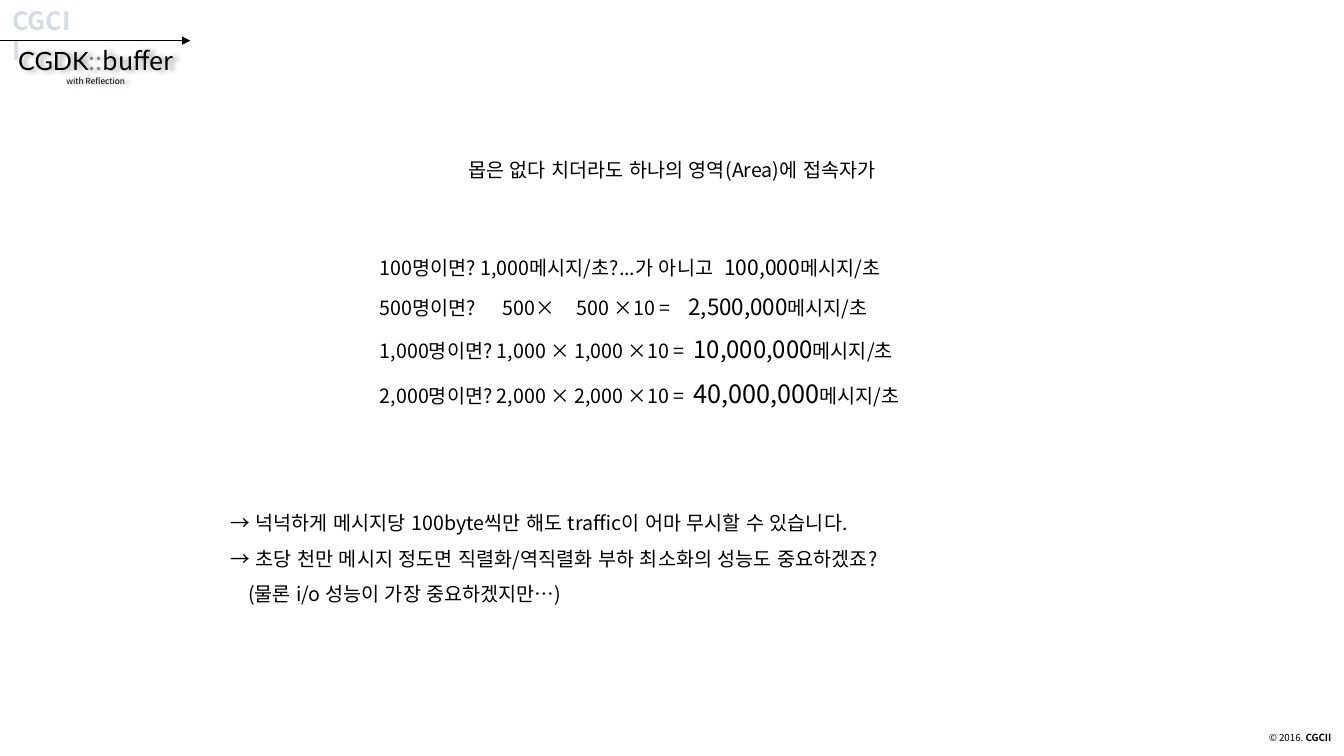
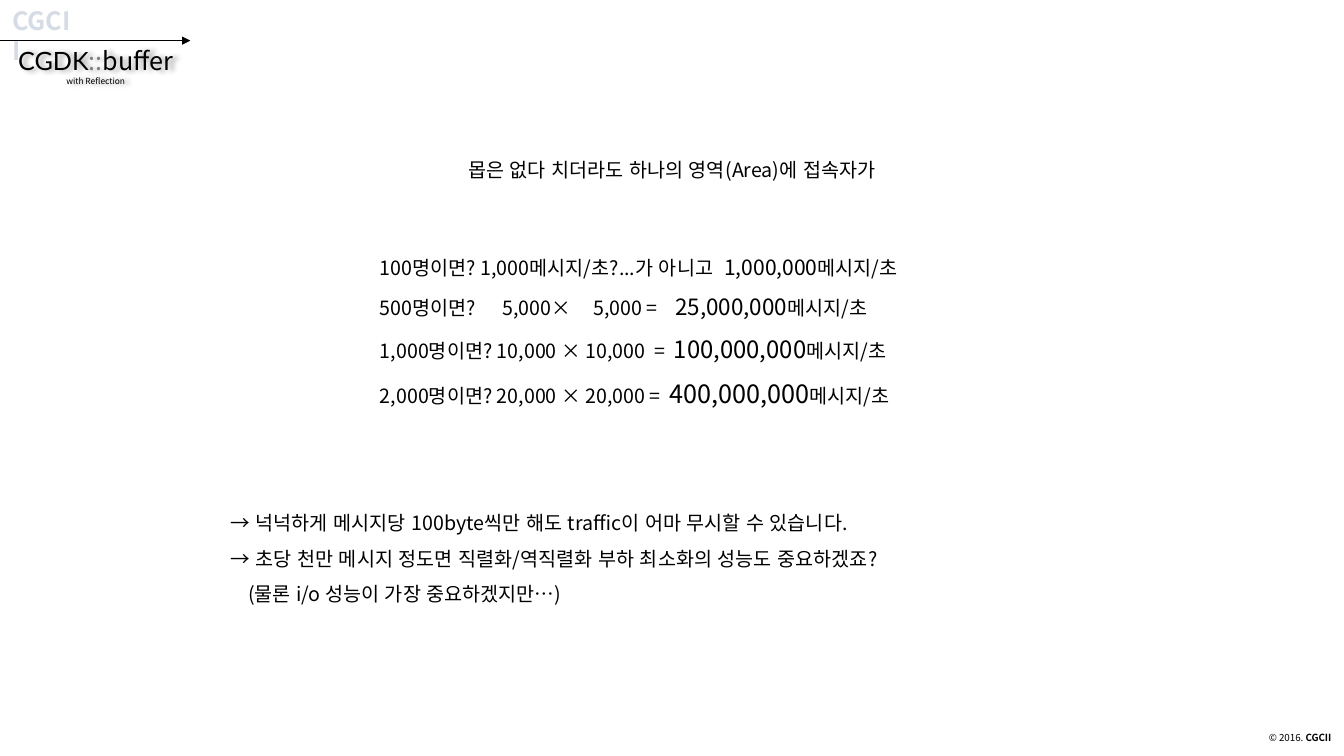
Before and after one commit to CGLabs/CGDK.buffer, a slide deck: slide 12 of C++/document/intruduce_CGDK.buffer.pptx. Drawn at 1344x756 pixels with LibreOffice and Linux fonts; fonts in the diff are those of the drawing. Boxes give left, top, right and bottom in pixels: in the first picture for what was removed or moved away, otherwise in the second. Text is boxed around its words. In the diff, an @@ line names an element or a change of style, - is before the commit and + after.

Commit message:
document update

```diff
--- a/C++/document/intruduce_CGDK.buffer.pptx
+++ b/C++/document/intruduce_CGDK.buffer.pptx
@@ text at (380, 258, 898, 408): text changed @@
-100명이면? 1,000메시지/초?...가 아니고 100,000메시지/초
-500명이면? 500× 500 ×10 = 2,500,000메시지/초
-1,000명이면? 1,000 × 1,000 ×10 = 10,000,000메시지/초
-2,000명이면? 2,000 × 2,000 ×10 = 40,000,000메시지/초
+100명이면? 1,000메시지/초?...가 아니고 1,000,000메시지/초
+500명이면? 5,000× 5,000 = 25,000,000메시지/초
+1,000명이면? 10,000 × 10,000 = 100,000,000메시지/초
+2,000명이면? 20,000 × 20,000 = 400,000,000메시지/초
```
